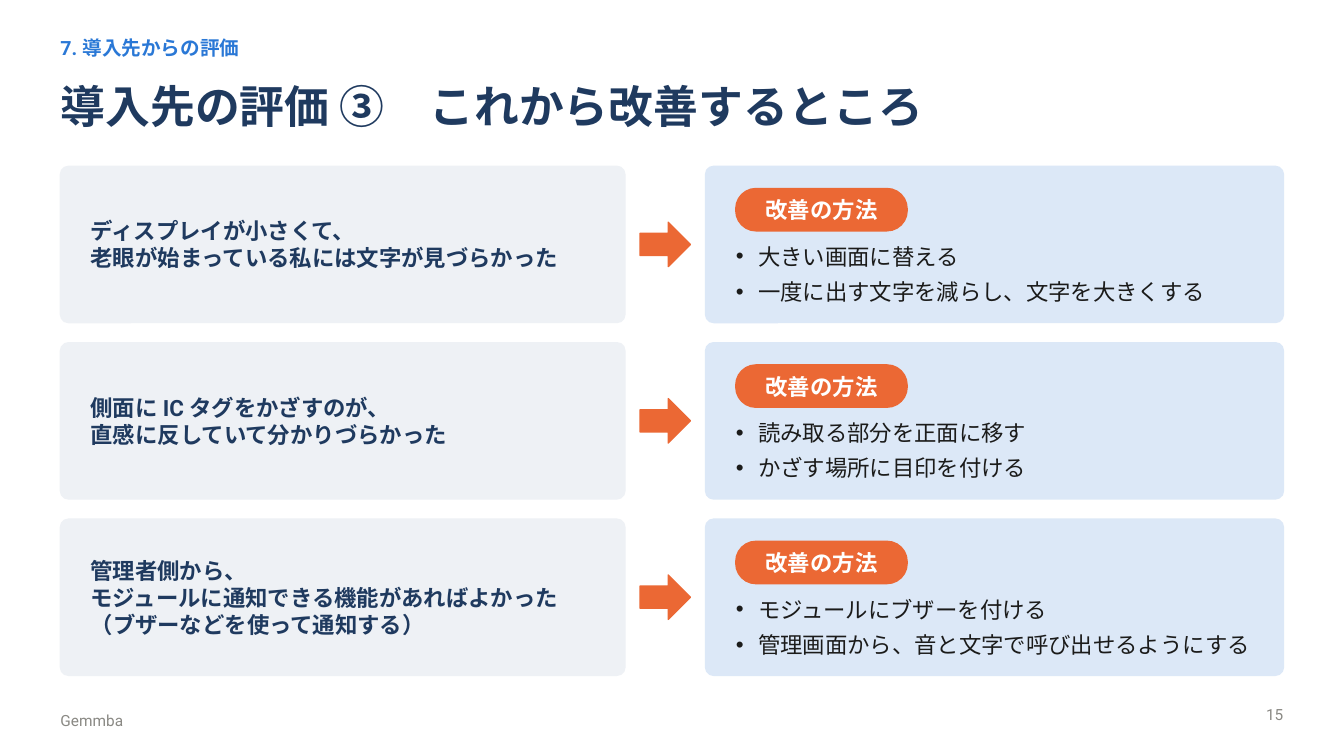
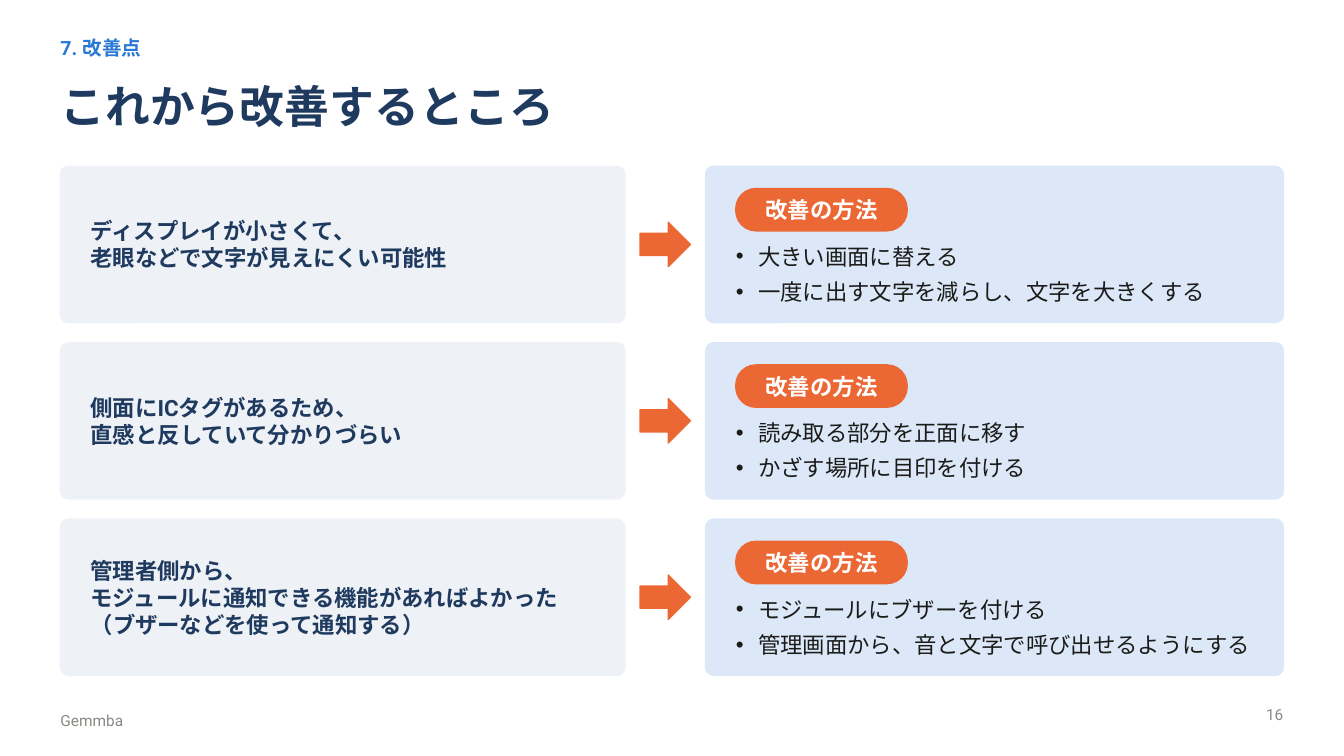
Before and after one commit to maguro256/procon2026, a slide deck: slide 16 of slides/gemmba_presentation.pptx (slide 15 before the commit). Drawn at 1344x756 pixels with LibreOffice and Linux fonts; fonts in the diff are those of the drawing. Boxes give left, top, right and bottom in pixels: in the first picture for what was removed or moved away, otherwise in the second. Text is boxed around its words. In the diff, an @@ line names an element or a change of style, - is before the commit and + after.

```diff
--- a/slides/gemmba_presentation.pptx
+++ b/slides/gemmba_presentation.pptx
@@ text at (60, 38, 141, 57): text changed @@
-7. 導入先からの評価
+7. 改善点
@@ title at (60, 85, 553, 127): text changed @@
-導入先の評価 ③ これから改善するところ
+これから改善するところ
@@ text at (91, 247, 448, 268): text changed @@
-老眼が始まっている私には文字が見づらかった
+老眼などで文字が見えにくい可能性
@@ text at (91, 397, 402, 445): text changed @@
-側面に IC タグをかざすのが、
-直感に反していて分かりづらかった
+側面にICタグがあるため、
+直感と反していて分かりづらい
@@ page number at (1266, 709, 1283, 720): text changed @@
-15
+16
```
Also in this commit, not shown: 10 other slides changed, 2 slides added, 1 slide removed, 4 other files.
